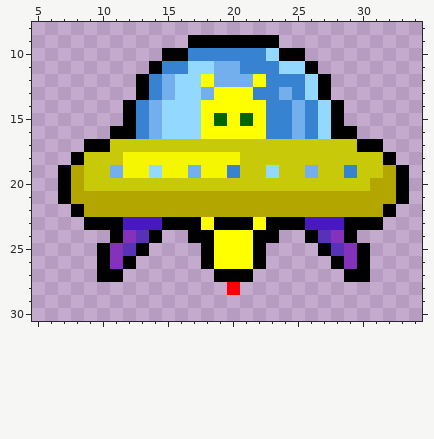
Two states of a pixel-art sprite, assets/images/BetaStriker.png. The picture above is the old version.
The file is 320x320 pixels, drawn in blocks of 8x8; one block is one cell here. Shown: x 5..34, y 8..30.
And afterwards:
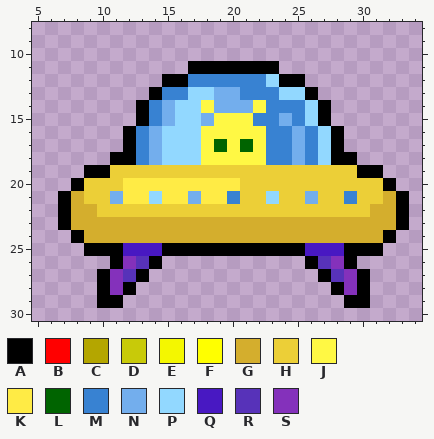
Palette (. is transparent): A #000000  B #ff0000  C #b4a600  D #c8ca09  E #f4f700  F #ffff00  G #d4ae2d  H #eccf37  J #fff844  K #ffeb45  L #006400  M #3882d2  N #73aeed  P #92d8ff  Q #4818c2  R #5732b9  S #8431bb
The edit:
Changed rows in their new state; - is an unchanged pixel.
first column x 7:
 9 ----------.......----------
10 --------...........--------
11 -------...AAAAAAA...-------
12 ------..AAMMMMMMPAA..------
13 ------.AMM-PNNM--PPA.------
14 -----.AMN--JNNNJ--MPA.-----
15 -----.AMN--NJJJM-NMPA.-----
16 ----.------JJJJJ------.----
17 --...AMNPPPJLJLJMMNMPA...--
18 -...AAMNPPPJJJJJMMNMPAA...-
19 ..AAHHHHHHHHHHHHHHHHHHHAA..
20 .AHHHKKKKKKKKKHHHHHHHHHHHA.
21 -GHHNKKPKKNKKMHHPHHNHHMHHG-
22 AGGHHHHHHHHHHHHHHHHHHHHHGGA
23 AGGGGGGGGGGGGGGGGGGGGGGGGGA
24 -AGGGGGGGGGGGGGGGGGGGGGGGA-
25 --A-AQQQAAA-AAA-AAAQQQA-A--
26 ---.ASRA---.....---ARSA.---
27 ----SRA-----...-----ARS----
28 ---ASA-------.-------ASA---
29 ---AA-----------------AA---
Boxes around the changes in both pictures, in picture pixels (x1, y1, x2, y2):
changed: (58, 35, 409, 308)
